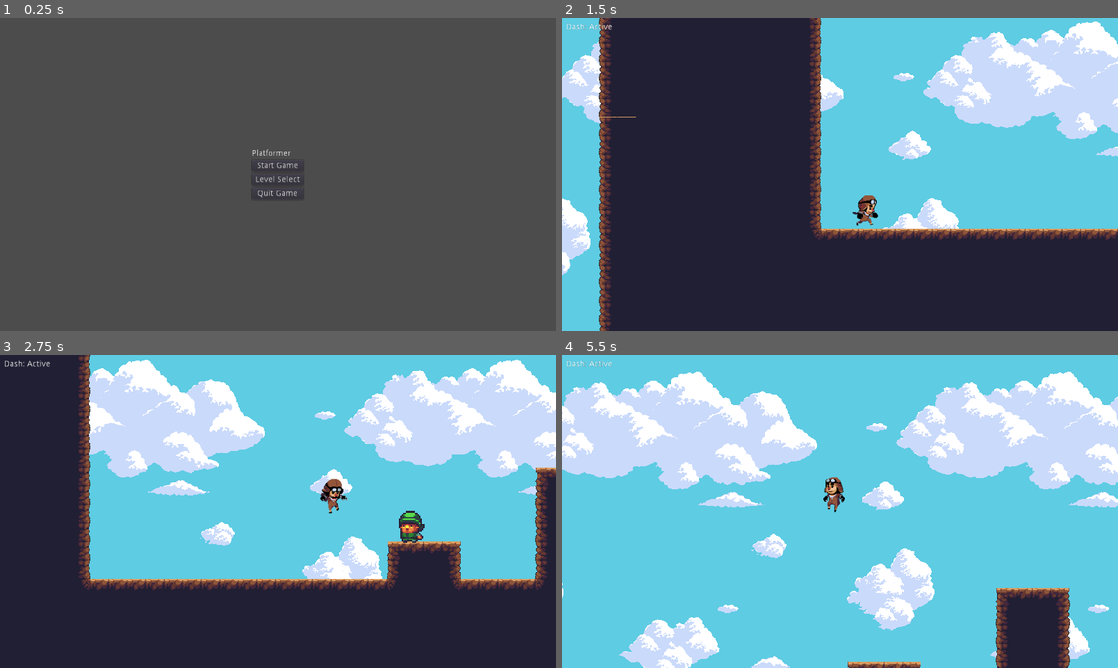
Above: before the commit, frames 1-4 (two rows, left to right).
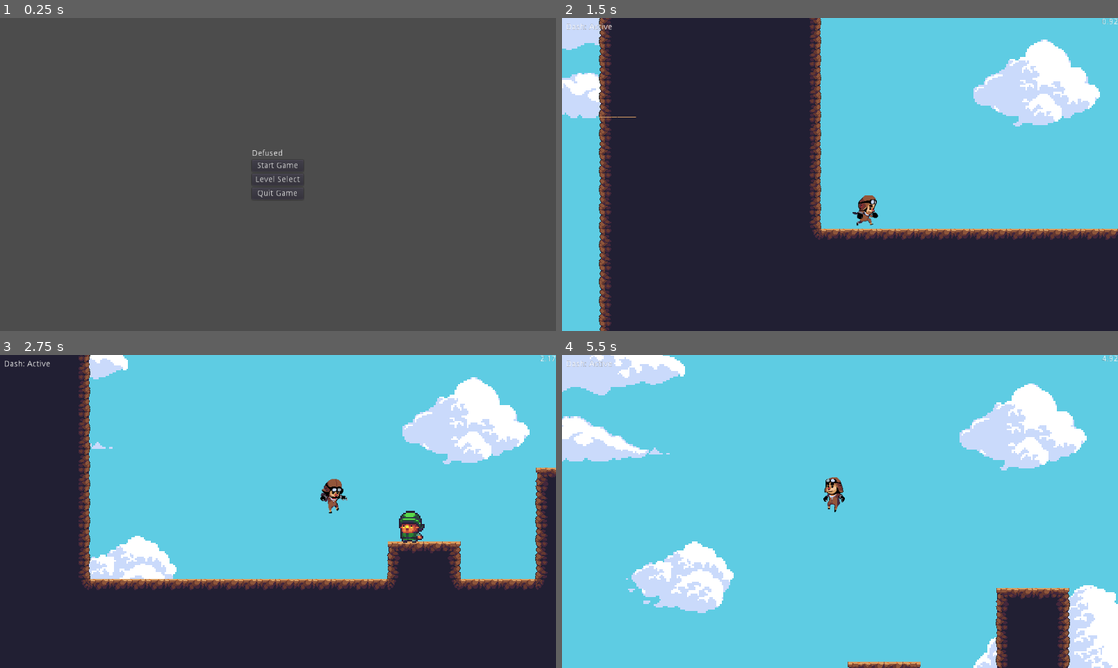
Above: after the commit, the same moments.

Repository: keshava1/defused
Game: Godot game, scene res://StartMenu.tscn
Same seed, same stepped clock (60 frames per second), same inputs: the game is played once before the commit and once after it. The engine's default icon, where the game draws it, is replaced by a stand-in: a white triangle on a blue panel in a dark square.
Inputs:
- Up to frame 1 (0.25 s): no input
- Up to frame 2 (1.5 s): click "Start Game" at 0.5 s; tap Enter at 1.25 s; hold Right (ui_right) from 1.28 s (still down)
- Up to frame 3 (2.75 s): keep holding Right (ui_right); tap Up (ui_up) at 1.52, 2.27 s
- Up to frame 4 (5.5 s): release Right (ui_right) at 2.78 s; hold Left (ui_left) 2.78-3.53 s; hold Right (ui_right) 3.53-5.03 s; tap Up (ui_up) at 3.77, 4.52, 5.27 s; hold Left (ui_left) from 5.03 s (still down)

The runs differ from the first frame. In frame 1, less than 0.1% of the frame differs, in the area x 45-53%, y 42-44%; in frame 2, 11%; in frame 3, 20%; in frame 4, 33%, in the area x 0-100%, y 0-100%.

Commit message:
4/18 work

Diff:
--- a/Project 1 Platformer Git/KinematicBody2D.gd
+++ b/Project 1 Platformer Git/KinematicBody2D.gd
@@ -14,7 +14,7 @@
 var motion = Vector2()
 var walljumpx = 400
 var wallJumpY = 400
-
+var time_elapsed = PlayerVars.timer
 
 export(int) var DEATH_MIN = 1000
 export(int) var DEATH_MAX = -2000
@@ -23,10 +23,12 @@
 var dashDir = Vector2(1,0)
 var canDash = false;
 var dashing = false
-
+func _ready():
+	MusicPlayer.stream_paused = false
 # Called every frame. 'delta' is the elapsed time since the previous frame.
 func _physics_process(delta):
 	update_dash()
+	update_timer(delta)
 	# retrive playerVars
 	canDash = PlayerVars.canDash
 	motion = PlayerVars.motion
@@ -178,3 +180,7 @@
 		$UI/DashLabel.text = "Dash: Active"
 	else:
 		$UI/DashLabel.text = "Dash: Off"
+func update_timer(delta):
+	time_elapsed += delta
+	PlayerVars.timer = time_elapsed
+	$UI/Timer.text = str(stepify(time_elapsed, 0.01))
--- a/Project 1 Platformer Git/Player.tscn
+++ b/Project 1 Platformer Git/Player.tscn
@@ -19,14 +19,14 @@
 "name": "Death",
 "speed": 5.0
 }, {
+"frames": [ ExtResource( 12 ) ],
+"loop": true,
+"name": "Jump2",
+"speed": 5.0
+}, {
 "frames": [ ExtResource( 5 ) ],
 "loop": true,
 "name": "Idle",
-"speed": 5.0
-}, {
-"frames": [ ExtResource( 8 ) ],
-"loop": true,
-"name": "Fall",
 "speed": 5.0
 }, {
 "frames": [ ExtResource( 1 ), ExtResource( 6 ), ExtResource( 4 ), ExtResource( 9 ) ],
@@ -34,9 +34,9 @@
 "name": "Run",
 "speed": 10.0
 }, {
-"frames": [ ExtResource( 12 ) ],
+"frames": [ ExtResource( 8 ) ],
 "loop": true,
-"name": "Jump2",
+"name": "Fall",
 "speed": 5.0
 }, {
 "frames": [ ExtResource( 3 ) ],
@@ -70,10 +70,11 @@
 [node name="ParallaxBackground" type="ParallaxBackground" parent="."]
 
 [node name="ParallaxLayer" type="ParallaxLayer" parent="ParallaxBackground"]
-motion_scale = Vector2( 0.1, 0.1 )
-motion_mirroring = Vector2( 640, 640 )
+motion_scale = Vector2( 0.05, 0.05 )
+motion_mirroring = Vector2( 1920, 1920 )
 
 [node name="Sky" type="Sprite" parent="ParallaxBackground/ParallaxLayer"]
+scale = Vector2( 3, 3 )
 texture = ExtResource( 11 )
 centered = false
 
@@ -102,4 +103,14 @@
 "_edit_use_anchors_": false
 }
 
+[node name="Timer" type="Label" parent="UI"]
+anchor_left = 1.0
+anchor_right = 1.0
+margin_left = -108.0
+margin_bottom = 14.0
+align = 2
+__meta__ = {
+"_edit_use_anchors_": false
+}
+
 [connection signal="timeout" from="GhostTimer" to="." method="_on_GhostTimer_timeout"]
--- a/Project 1 Platformer Git/PlayerVars.gd
+++ b/Project 1 Platformer Git/PlayerVars.gd
@@ -11,7 +11,7 @@
 var walljumpx = 400
 var wallJumpY = 400
 var live = true
-#-1000
+var timer = 0
 const SPRING = -1000
 
 func upGravity():
--- a/Project 1 Platformer Git/Scenes/Enemy.gd
+++ b/Project 1 Platformer Git/Scenes/Enemy.gd
@@ -37,3 +37,10 @@
 			PlayerVars.motion.y -= HEIGHT
 			PlayerVars.canDash = true
 			PlayerVars.jumps = 1
+
+
+
+func _on_Body_body_entered(body):
+	if(body.name == "Player"):
+		body.respawn()
+		get_tree().reload_current_scene()
--- a/Project 1 Platformer Git/Scenes/Enemy.tscn
+++ b/Project 1 Platformer Git/Scenes/Enemy.tscn
@@ -27,11 +27,14 @@
 "speed": 12.0
 } ]
 
+[sub_resource type="RectangleShape2D" id=7]
+extents = Vector2( 5.5, 1 )
+
+[sub_resource type="RectangleShape2D" id=8]
+extents = Vector2( 5.8, 10 )
+
 [sub_resource type="RectangleShape2D" id=6]
 extents = Vector2( 5.5, 10.5 )
-
-[sub_resource type="RectangleShape2D" id=7]
-extents = Vector2( 5.5, 1 )
 
 [node name="Enemy" type="KinematicBody2D"]
 scale = Vector2( 2.5, 2.5 )
@@ -41,20 +44,29 @@
 frames = SubResource( 5 )
 animation = "walk"
 
-[node name="EnemyCol" type="CollisionShape2D" parent="."]
-position = Vector2( 1.5, 4.5 )
-scale = Vector2( 1, 1 )
-shape = SubResource( 6 )
-
 [node name="raycast" type="RayCast2D" parent="."]
 position = Vector2( 6.4, 0 )
 enabled = true
 cast_to = Vector2( 0, 16 )
 
 [node name="Head" type="Area2D" parent="."]
-position = Vector2( 23.6, -11.2 )
+position = Vector2( 1.6, -7.2 )
 
 [node name="BounceCol" type="CollisionShape2D" parent="Head"]
-position = Vector2( -22.3, 4.4 )
+position = Vector2( -9.53674e-07, 9.53674e-07 )
+shape = SubResource( 7 )
+
+[node name="Body" type="Area2D" parent="."]
+position = Vector2( -3.2, 4.8 )
+
+[node name="DeathCol" type="CollisionShape2D" parent="Body"]
+position = Vector2( 4.6, 0 )
 scale = Vector2( 1, 1 )
-shape = SubResource( 7 )
+shape = SubResource( 8 )
+
+[node name="EnemyCol" type="CollisionShape2D" parent="."]
+position = Vector2( 1.5, 4.5 )
+scale = Vector2( 1, 1 )
+shape = SubResource( 6 )
+
+[connection signal="body_entered" from="Body" to="." method="_on_Body_body_entered"]
--- /dev/null
+++ b/Project 1 Platformer Git/Scenes/MusicPlayer.tscn
@@ -0,0 +1,9 @@
+[gd_scene load_steps=2 format=2]
+
+[ext_resource path="res://Rob0ne - Ninja's Spirit.mp3" type="AudioStream" id=1]
+
+[node name="AudioStreamPlayer" type="AudioStreamPlayer"]
+stream = ExtResource( 1 )
+volume_db = 1.0
+autoplay = true
+stream_paused = true
--- a/Project 1 Platformer Git/Spring.tscn
+++ b/Project 1 Platformer Git/Spring.tscn
@@ -69,4 +69,6 @@
 frames = SubResource( 11 )
 animation = "Spring"
 
+[node name="AudioStreamPlayer2D" type="AudioStreamPlayer2D" parent="."]
+
 [connection signal="animation_finished" from="Sprite" to="." method="_on_Sprite_animation_finished"]
--- a/Project 1 Platformer Git/StartMenu.tscn
+++ b/Project 1 Platformer Git/StartMenu.tscn
@@ -26,7 +26,7 @@
 [node name="Title" type="Label" parent="CenterContainer/VBoxContainer"]
 margin_right = 89.0
 margin_bottom = 14.0
-text = "Platformer"
+text = "Defused"
 
 [node name="StartGame" type="Button" parent="CenterContainer/VBoxContainer"]
 margin_top = 18.0
--- a/Project 1 Platformer Git/project.godot
+++ b/Project 1 Platformer Git/project.godot
@@ -17,6 +17,7 @@
 [autoload]
 
 PlayerVars="*res://PlayerVars.gd"
+MusicPlayer="*res://Scenes/MusicPlayer.tscn"
 
 [display]
 
Not shown, added: Project 1 Platformer Git/Rob0ne - Ninja's Spirit.mp3.import
Not shown: 1 places in Project 1 Platformer Git/Scenes/Enemy.tscn that only renumber resources
Not shown, added: Project 1 Platformer Git/Rob0ne - Ninja's Spirit.mp3
